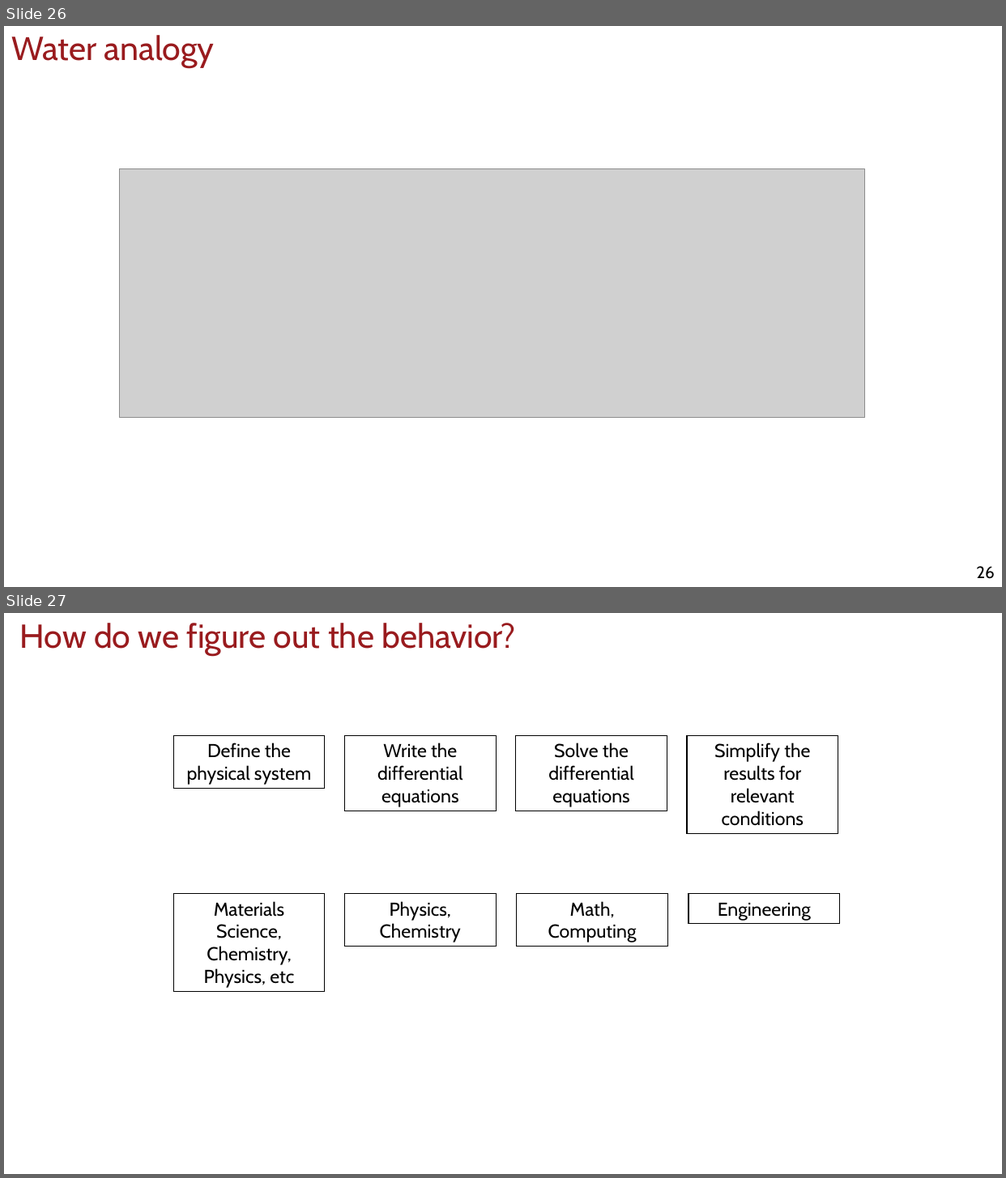
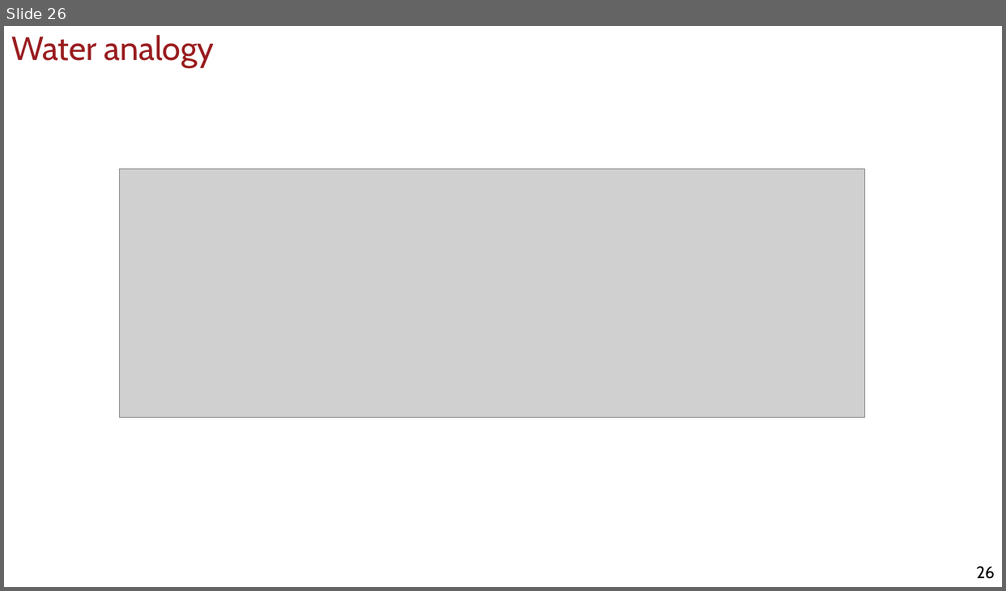
Before and after one commit to uscee105/ee105, a slide deck: assets/module-2-device/mod-2-lecture-9-devices-1.pptx. Shown one above the other, each under a label of ours: slides 26 and 27 before the commit, slide 26 after it. The pictures are 1006x1178 and 1006x591 pixels, drawn with LibreOffice and Linux fonts; fonts in the diff are those of the drawing; grey boxes stand for pictures; background and template pictures are left out. Boxes give left, top, right and bottom in pixels: in the first picture for what was removed or moved away, otherwise in the second. Text is boxed around its words. In the diff, an @@ line names an element or a change of style, - is before the commit and + after.

```diff
--- a/assets/module-2-device/mod-2-lecture-9-devices-1.pptx
+++ b/assets/module-2-device/mod-2-lecture-9-devices-1.pptx
@@ slide 27 removed at bbox=[4, 613, 1002, 1174], background #FFFFFF @@
@@ text removed at bbox=[20, 623, 516, 656] @@
-How do we figure out the behavior?
@@ rectangle removed at bbox=[173, 736, 325, 789] @@
-Define the physical system
@@ rectangle removed at bbox=[345, 736, 496, 811] @@
-Write the differential equations
@@ rectangle removed at bbox=[516, 736, 667, 811] @@
-Solve the differential equations
@@ rectangle removed at bbox=[687, 736, 838, 834] @@
-Simplify the results for relevant conditions
@@ rectangle removed at bbox=[173, 894, 325, 992] @@
-Materials Science, Chemistry, Physics, etc
@@ rectangle removed at bbox=[345, 894, 496, 947] @@
-Physics, Chemistry
@@ rectangle removed at bbox=[517, 894, 668, 947] @@
-Math, Computing
@@ rectangle removed at bbox=[689, 894, 840, 924] @@
-Engineering
```
Also in this commit, not shown: 5 slides changed, 5 other slides removed, 10 other files.
